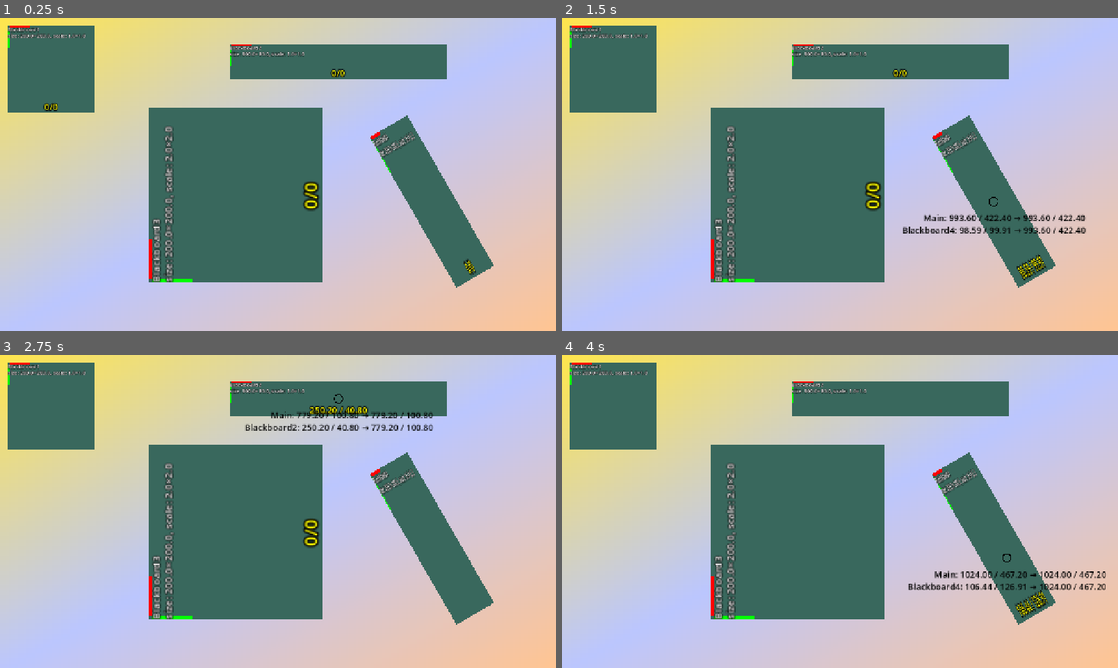
Above: before the commit, frames 1-4 (two rows, left to right).
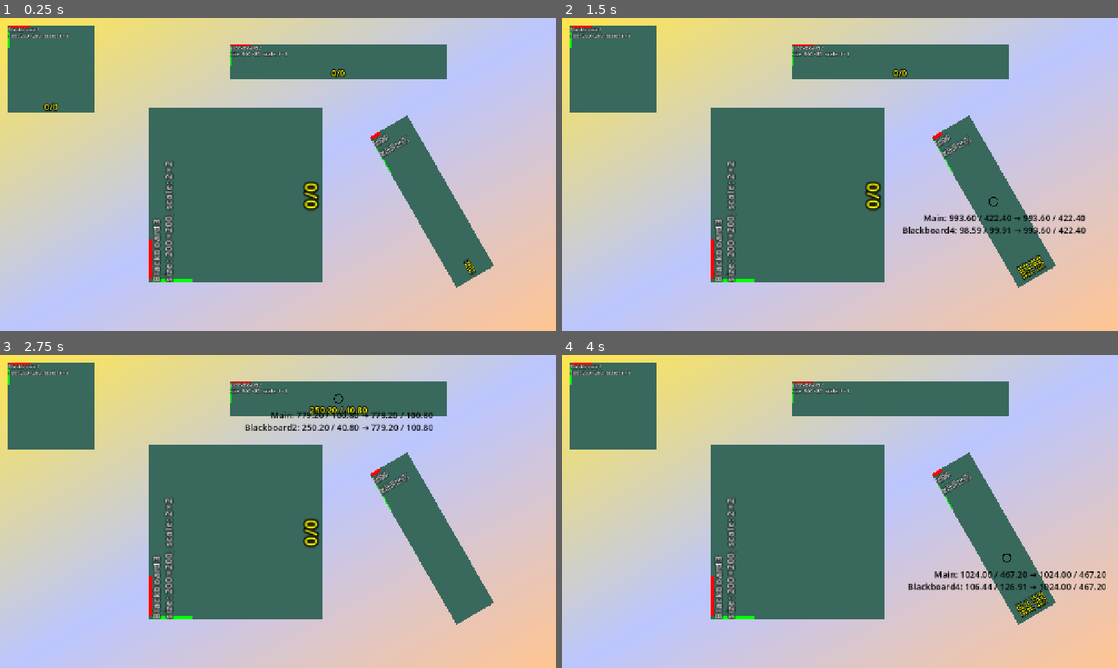
Above: after the commit, the same moments.

Repository: Toxe/godot-coordinate-systems
Game: Godot game, scene res://scenes/main.tscn
The game is run twice, just before and just after one commit, with the same random seed, the same clock (stepped at 60 frames per second) and the same inputs.
Inputs (mouse positions are in pixels of both pictures, inside the frame that each line leads up to):
- Up to frame 1 (0.25 s): no input
- Up to frame 2 (1.5 s): tap Enter at 0.5 s; move the mouse to (612, 68) at 0.52 s; click (612, 68) at 0.67 s; tap Space at 1.25 s; move the mouse to (995, 202) at 1.27 s; click (995, 202) at 1.42 s
- Up to frame 3 (2.75 s): tap Enter at 2 s; move the mouse to (339, 398) at 2.02 s; click (339, 398) at 2.17 s
- Up to frame 4 (4 s): tap Space at 2.75 s; move the mouse to (795, 533) at 2.77 s; click (795, 533) at 2.92 s; tap Enter at 3.5 s; move the mouse to (1006, 558) at 3.52 s; click (1006, 558) at 3.67 s

The runs differ from the first frame. In frame 1, 0.6% of the frame differs, in the area x 5-75%, y 4-71%; in frame 2, 0.6%; in frame 3, 0.6%; in frame 4, 0.6%.

Commit message:
Remove trailing zeros from size format

Diff:
--- a/CoordinateSystems/scripts/format.gd
+++ b/CoordinateSystems/scripts/format.gd
@@ -1,8 +1,13 @@
 class_name Format
+
 
 static func format_position(vec: Vector2) -> String:
     return "%.2f / %.2f" % [vec.x, vec.y]
 
 
 static func format_size(vec: Vector2) -> String:
-    return "%.1f×%.1f" % [vec.x, vec.y]
+    return "%s×%s" % [without_trailing_zeros(vec.x), without_trailing_zeros(vec.y)]
+
+
+static func without_trailing_zeros(n: float) -> String:
+    return String.num(n, 0 if step_decimals(n) == 0 else -1)
